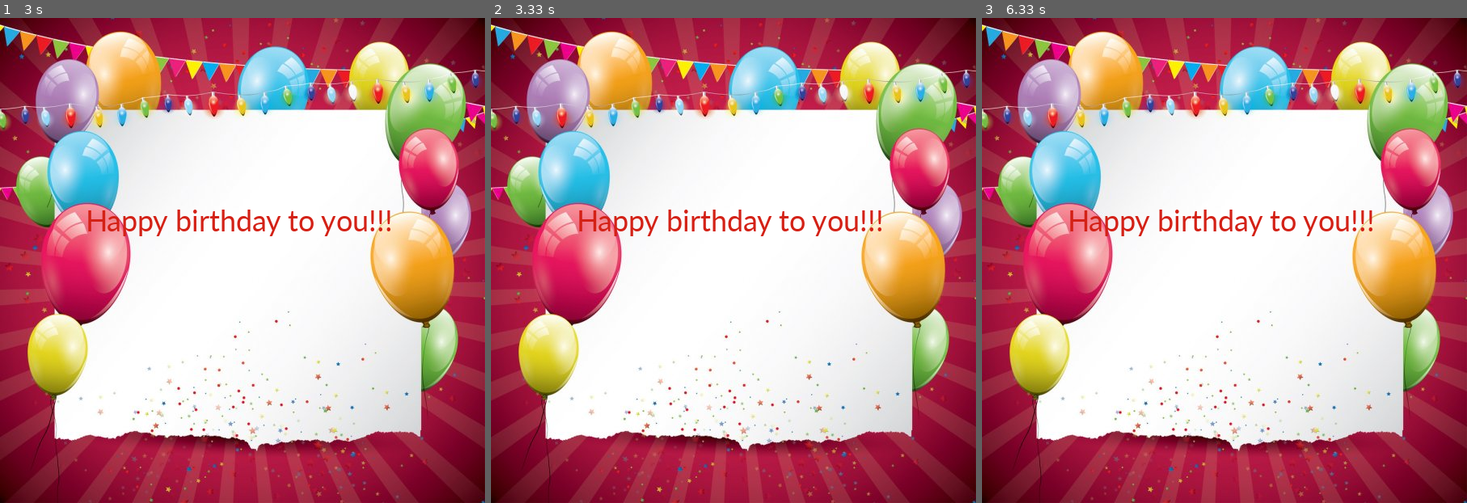
Above: before the commit, frames 1-3 (left to right).
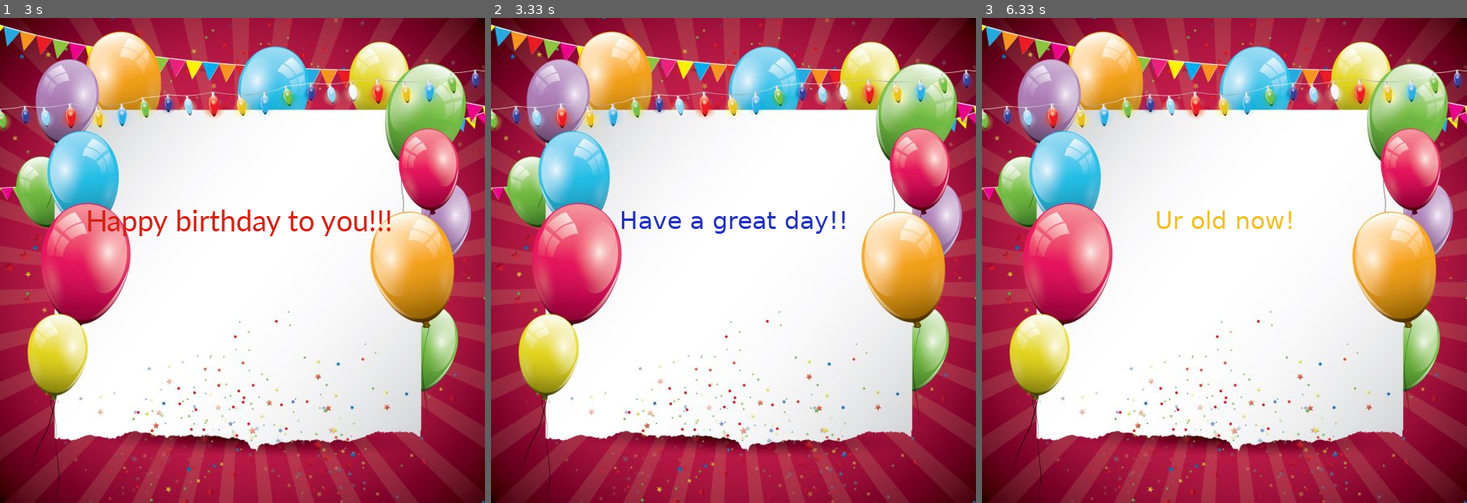
Above: after the commit, the same moments.

Repository: hassanmustafakhalifa-tech/pygame-birthday-card-animation
Game: pygame game, started from game.py
Same seed, same stepped clock (60 frames per second), same inputs: the game is played once before the commit and once after it.
Inputs:
- Up to frame 1 (3 s): no input
- Up to frame 2 (3.33 s): no input
- Up to frame 3 (6.33 s): no input

Frame 1 is identical in both runs. In frame 2, 1.3% of the frame differs, in the area x 18-81%, y 39-45%; in frame 3, 1.2%.

Commit message:
Add files via upload

Diff:
--- a/game.py
+++ b/game.py
@@ -31,10 +31,28 @@
     font2 = pygame.font.SysFont('Verdana', 30)
     text2 = font2.render('Have a great day!!', True, '#2130BB' )
     text2_rect = text2.get_rect(center = (CENTER_X, CENTER_Y - 50))
+    SCREEN.fill((255,255,255))
+    SCREEN.blit(bg1, (0,0))
+    SCREEN.blit(text2, text2_rect)
+    pygame.display.update()
+    time.sleep(3)
+
+    #Tihrd screen
+    bg3 = pygame.image.load('bg3.jpg')
+    bg3 = pygame.transform.scale(bg2, (WIDTH,HEIGHT))
+    font3 = pygame.font.SysFont('Verdana', 30)
+    text3 = font3.render('Ur old now!', True, "#EFBF2A")
+    text3_rect = text3.get_rect(center = (CENTER_X, CENTER_Y - 50))
+    SCREEN.fill((255,255,255))
+    SCREEN.blit(bg1, (0,0))
+    SCREEN.blit(text3, text3_rect)
+    pygame.display.update()
+    time.sleep(3)
+
+    for event in pygame.event.get():
+        if event.type == pygame.QUIT:
+            running = False
+            pygame.quit()
 
 
-
-
-
-
-pygame.quit()
+pygame.quit ()
